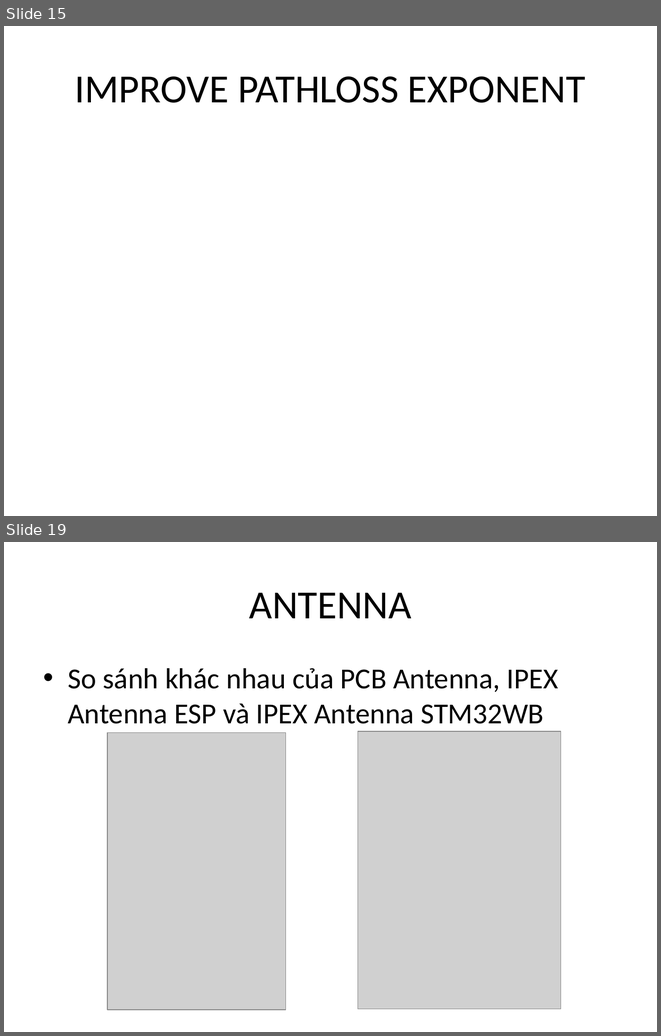
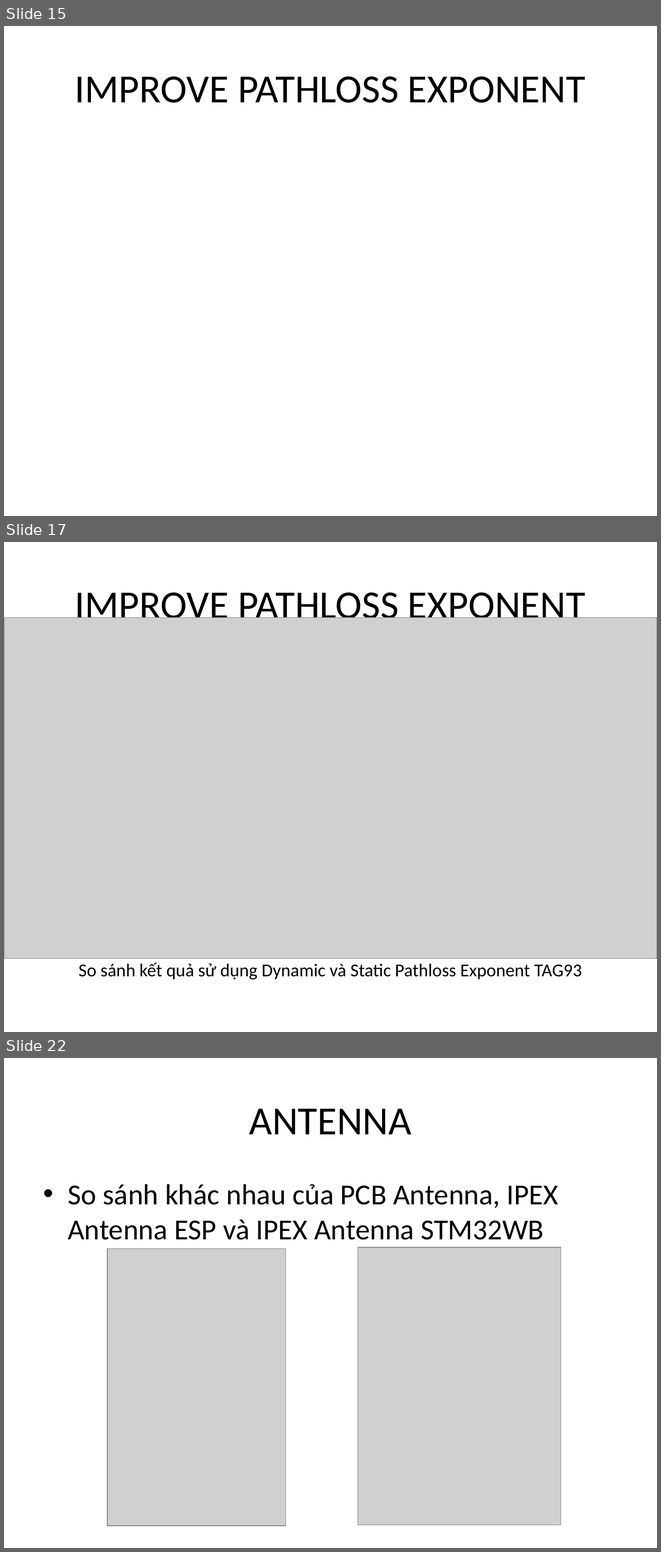
Before and after one commit to letruongthanh3698/BLE_matlab, a slide deck: report/Timeline.Report.pptx. Shown one above the other, each under a label of ours: slides 15 and 19 before the commit, slides 15, 17 and 22 after it; the slides between them are not shown. The pictures are 661x1036 and 661x1552 pixels, drawn with LibreOffice and Linux fonts; fonts in the diff are those of the drawing; grey boxes stand for pictures. Boxes give left, top, right and bottom in pixels: in the first picture for what was removed or moved away, otherwise in the second. Text is boxed around its words. In the diff, an @@ line names an element or a change of style, - is before the commit and + after.

```diff
--- a/report/Timeline.Report.pptx
+++ b/report/Timeline.Report.pptx
@@ slide 17 added at (4, 542, 657, 1032), background #FFFFFF @@
@@ title added at (75, 592, 585, 627), 44 pt, text #000000 @@
+IMPROVE PATHLOSS EXPONENT
@@ picture added at (4, 618, 657, 959) @@
@@ text added at (79, 962, 582, 979), 20 pt, text #000000 @@
+So sánh kết quả sử dụng Dynamic và Static Pathloss Exponent TAG93
@@ what was slide 19 is now slide 22 @@
```
Also in this commit, not shown: 4 slides changed, 2 other slides added, 39 other files.
